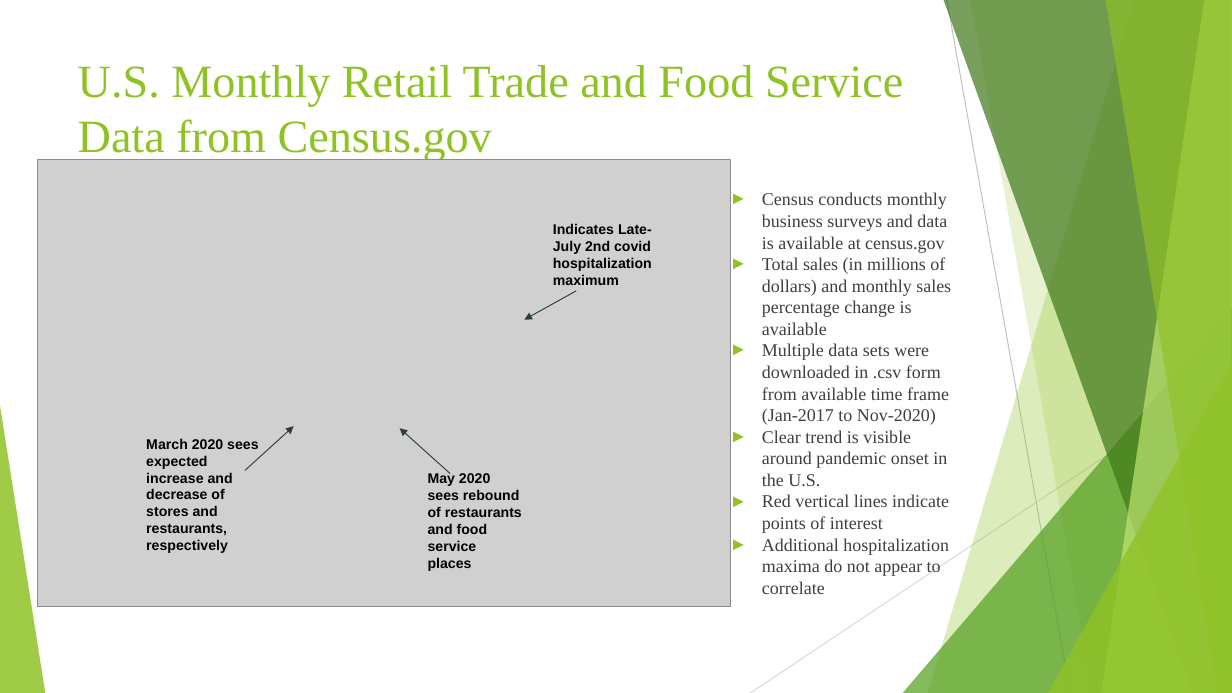
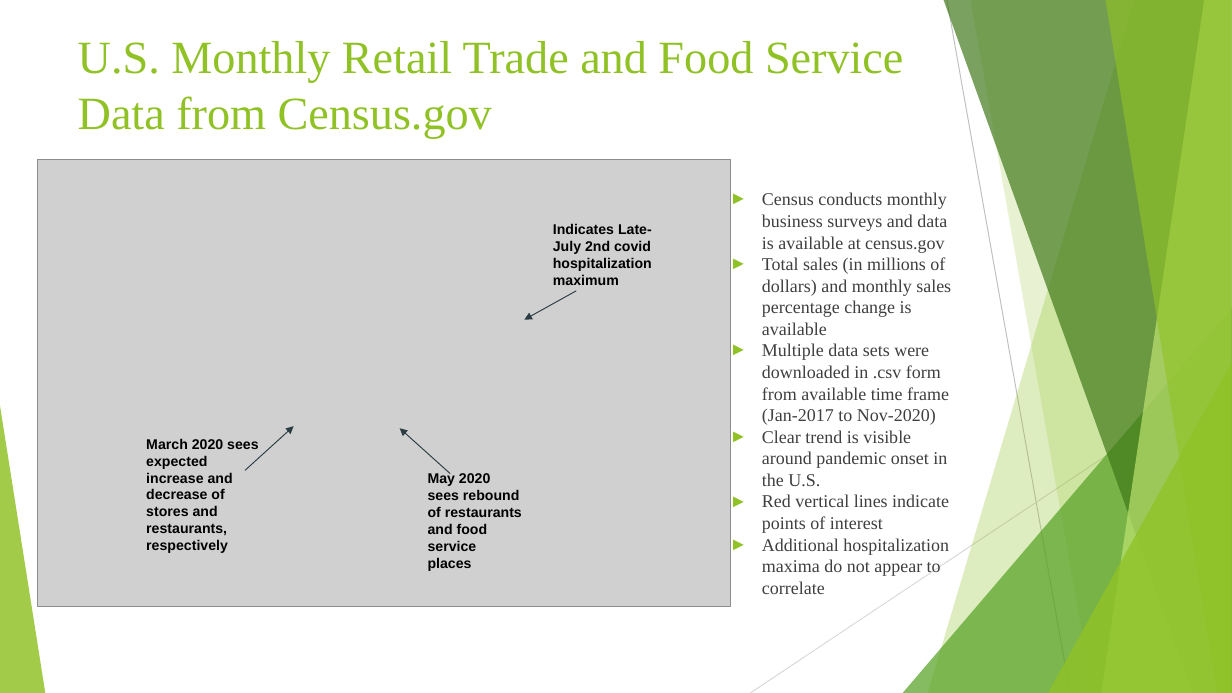
Before and after one commit to emmobley63/Project_1, a slide deck: slide 6 of Group 2 PowerPoint Presentation.pptx. Drawn at 1232x693 pixels with LibreOffice and Linux fonts; fonts in the diff are those of the drawing; grey boxes stand for pictures. Boxes give left, top, right and bottom in pixels: in the first picture for what was removed or moved away, otherwise in the second. Text is boxed around its words. In the diff, an @@ line names an element or a change of style, - is before the commit and + after.

```diff
--- a/Group 2 PowerPoint Presentation.pptx
+++ b/Group 2 PowerPoint Presentation.pptx
@@ title "U.S. Monthly Retail Trade and ...": place and size @@
-title "U.S. Monthly Retail Trade and ..." at [78, 65, 903, 161]
+title "U.S. Monthly Retail Trade and ..." at [78, 41, 903, 138]
```
Also in this commit, not shown: 7 other slides changed, 11 slides added.
